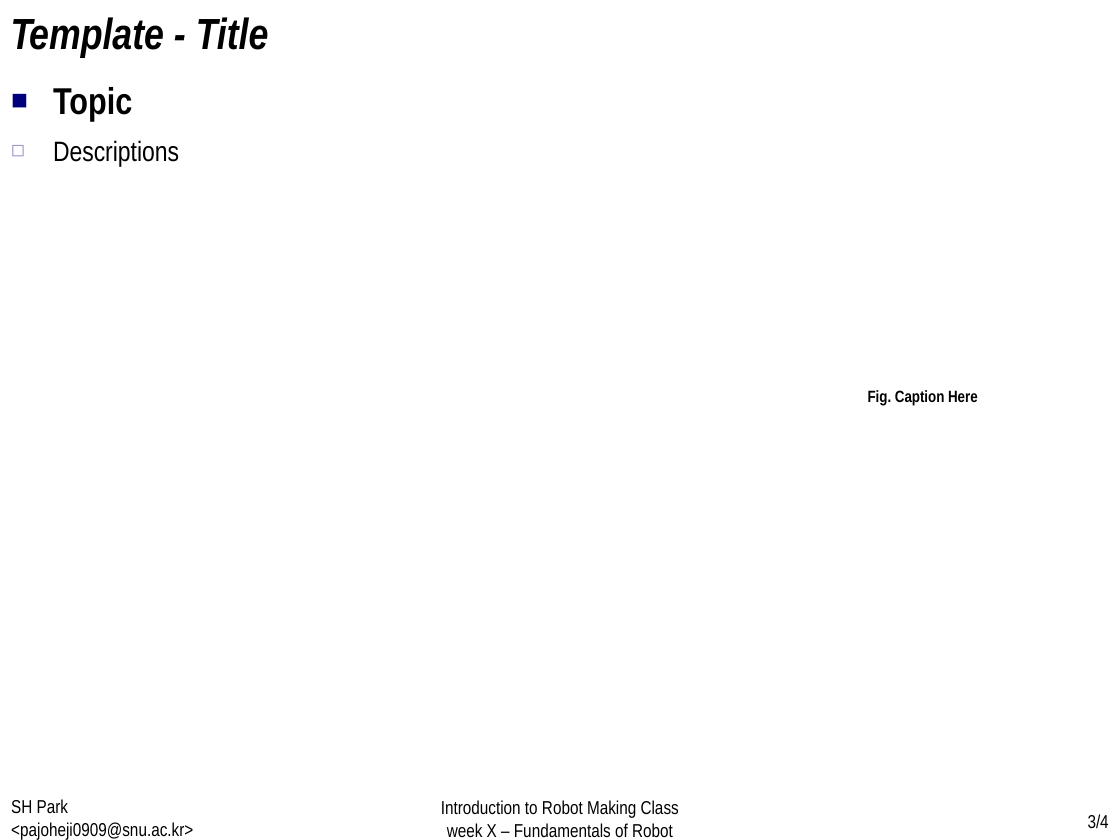
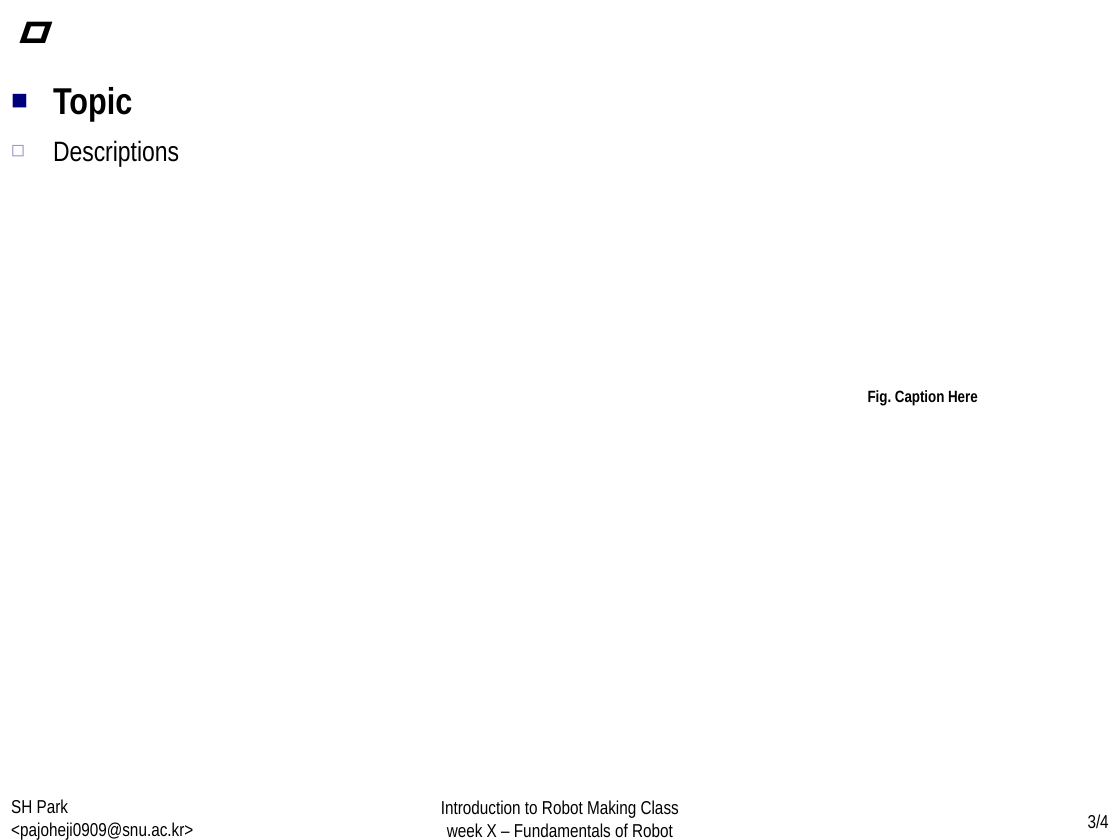
Before and after one commit to WhenTheyCry96/RobotTutorial, a slide deck: slide 3 of PPT/week3.pptx. Drawn at 1120x840 pixels with LibreOffice and Linux fonts; fonts in the diff are those of the drawing. Boxes give left, top, right and bottom in pixels: in the first picture for what was removed or moved away, otherwise in the second. Text is boxed around its words. In the diff, an @@ line names an element or a change of style, - is before the commit and + after.

```diff
--- a/PPT/week3.pptx
+++ b/PPT/week3.pptx
@@ text at <box>11,21,51,43</box>: text changed; font Arial Narrow to Noto Sans CJK KR @@
-Template - Title
+ㅁ
```
Also in this commit, not shown: 2 other files.
